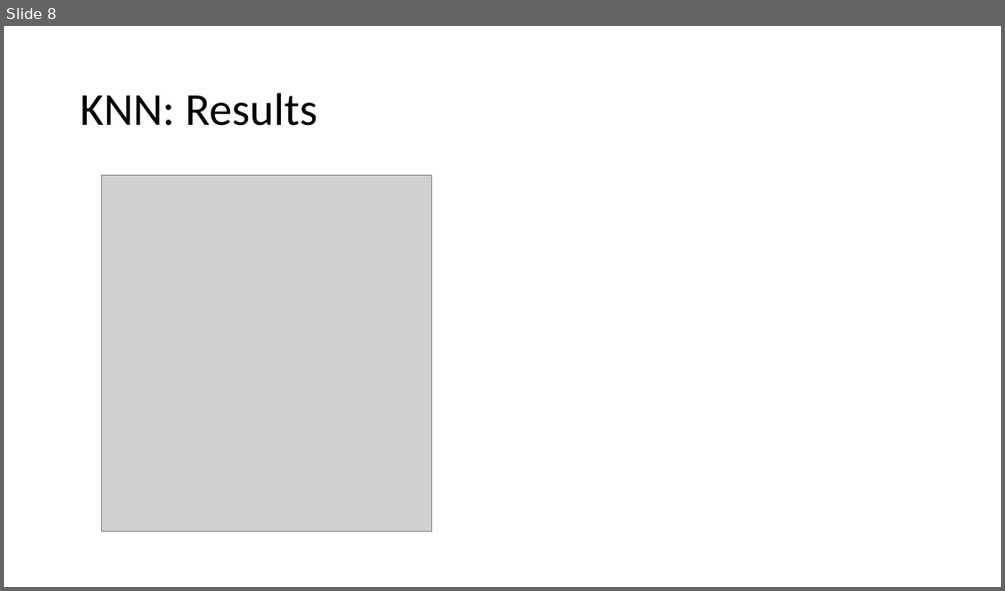
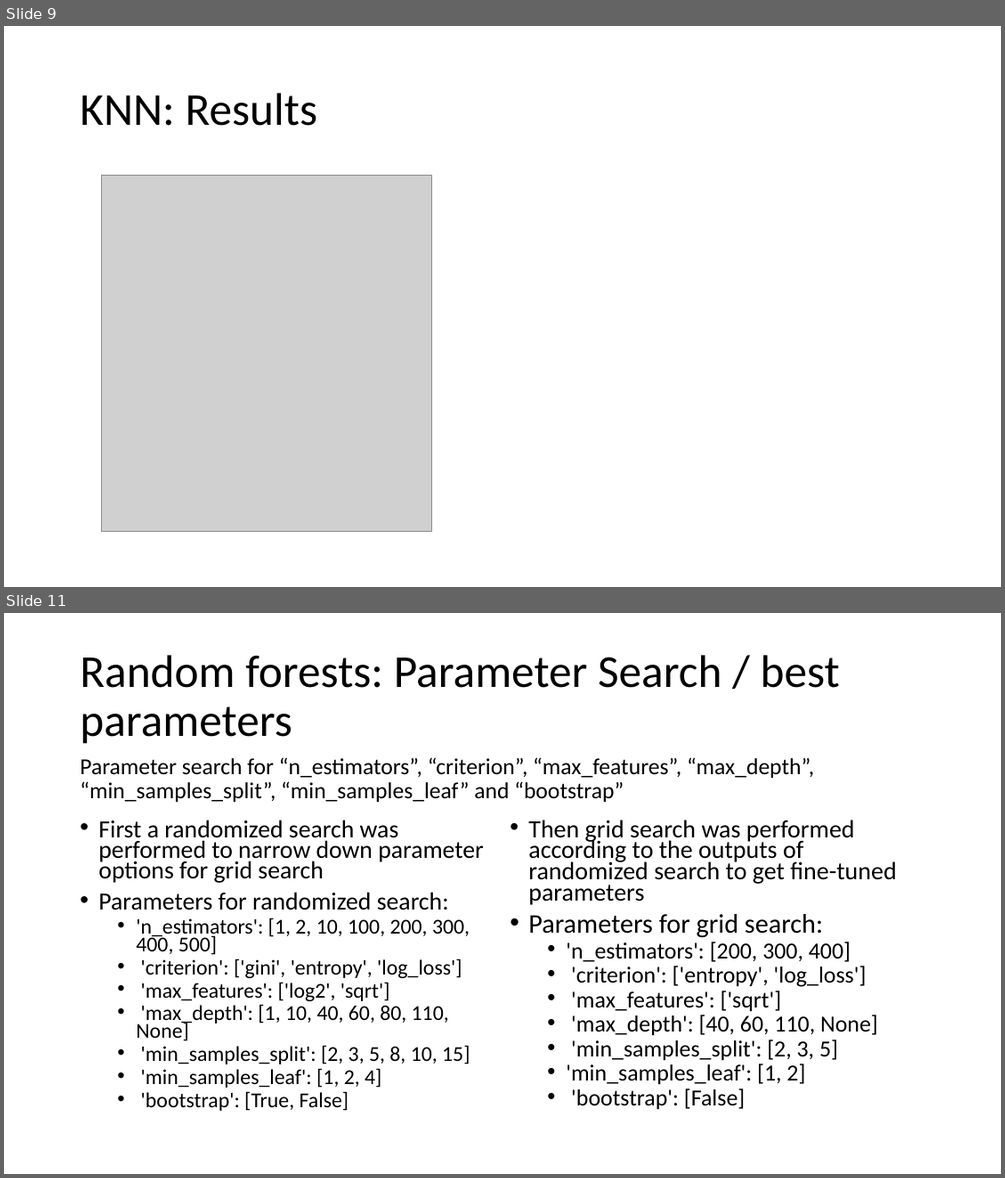
Before and after one commit to sandroassek/SS23_UE_MLPC, a slide deck: Task 3.pptx. Shown one above the other, each under a label of ours: slide 8 before the commit, slides 9 and 11 after it; the slides between them are not shown. The pictures are 1005x591 and 1005x1178 pixels, drawn with LibreOffice and Linux fonts; fonts in the diff are those of the drawing; grey boxes stand for pictures. Boxes give left, top, right and bottom in pixels: in the first picture for what was removed or moved away, otherwise in the second. Text is boxed around its words. In the diff, an @@ line names an element or a change of style, - is before the commit and + after.

```diff
--- a/Task 3.pptx
+++ b/Task 3.pptx
@@ slide 11 added at [4,613,1001,1174], background #FFFFFF @@
@@ title added at [80,655,840,744], 44 pt, text #000000 @@
+Random forests: Parameter Search / best parameters
@@ text added at [80,757,814,802], 22 pt, text #000000 @@
+Parameter search for “n_estimators”, “criterion”, “max_features”, “max_depth”, “min_samples_split”, “min_samples_leaf” and “bootstrap”
@@ text added at [98,819,484,1111], 20.4 pt, text #000000 @@
+• First a randomized search was performed to narrow down parameter options for grid search
+• Parameters for randomized search:
+  • 'n_estimators': [1, 2, 10, 100, 200, 300, 400, 500]
+  • 'criterion': ['gini', 'entropy', 'log_loss']
+  • 'max_features': ['log2', 'sqrt']
+  • 'max_depth': [1, 10, 40, 60, 80, 110, None]
+  • 'min_samples_split': [2, 3, 5, 8, 10, 15]
+  • 'min_samples_leaf': [1, 2, 4]
+  • 'bootstrap': [True, False]
@@ text added at [528,819,896,1110], 22.2 pt, text #000000 @@
+• Then grid search was performed according to the outputs of randomized search to get fine-tuned parameters
+• Parameters for grid search:
+  • 'n_estimators': [200, 300, 400]
+  • 'criterion': ['entropy', 'log_loss']
+  • 'max_features': ['sqrt']
+  • 'max_depth': [40, 60, 110, None]
+  • 'min_samples_split': [2, 3, 5]
+  • 'min_samples_leaf': [1, 2]
+  • 'bootstrap': [False]
@@ what was slide 8 is now slide 9 @@
```
Also in this commit, not shown: 3 slides changed, 2 other slides added.
